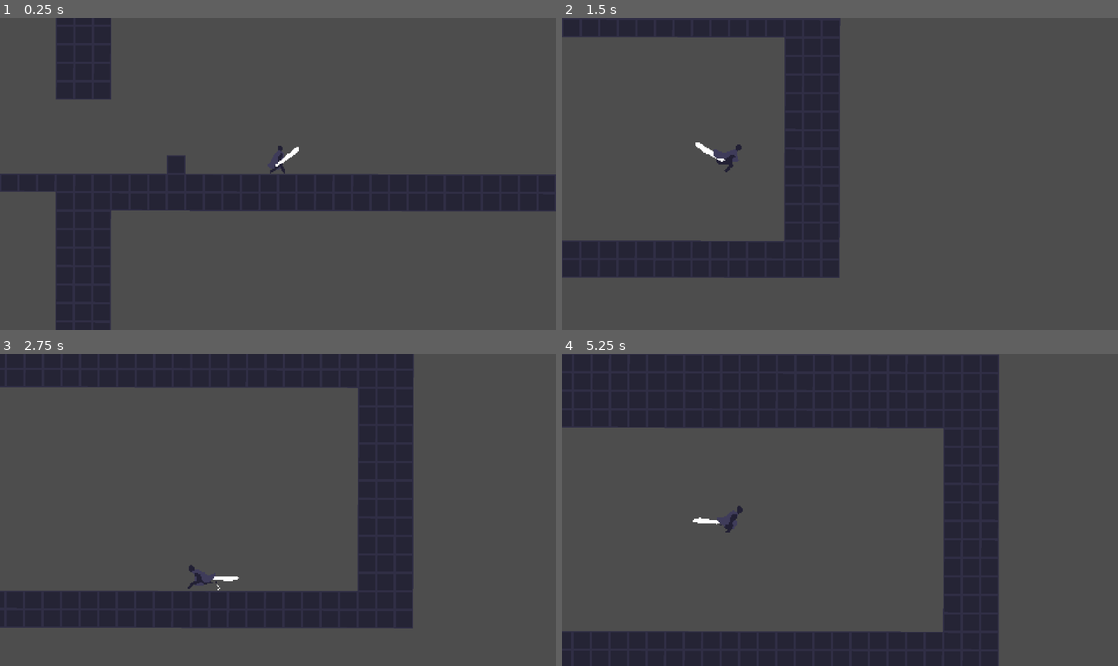
Above: before the commit, frames 1-4 (two rows, left to right).
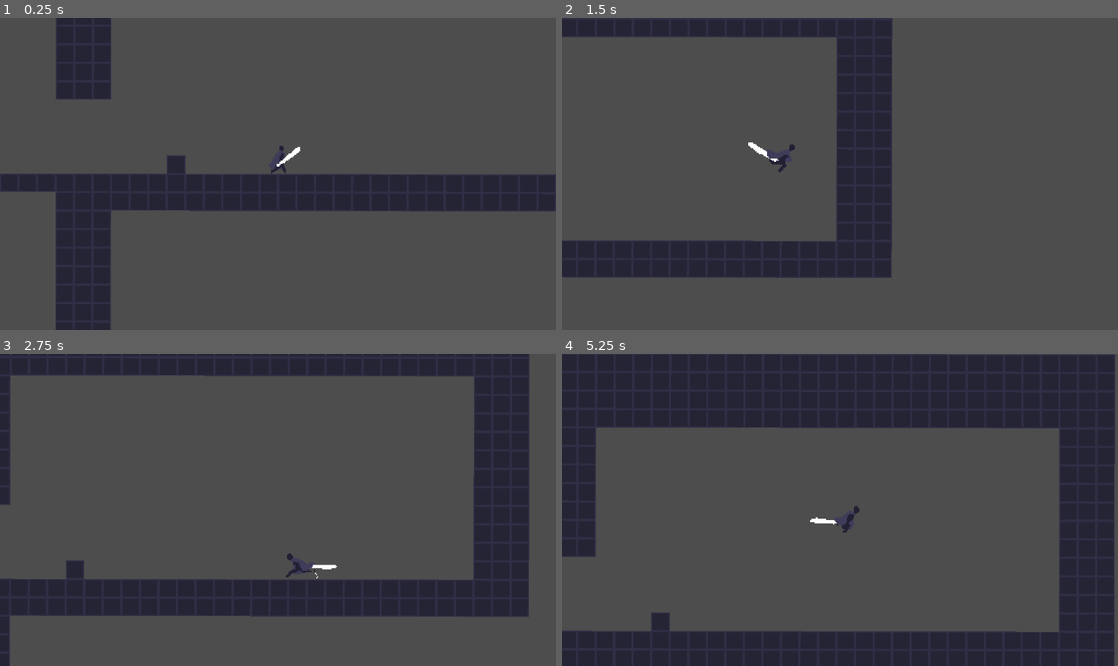
Above: after the commit, the same moments.

Repository: EinarDarri/hr-game-out-of-order
Game: Godot game, scene res://game.tscn
Same seed, same stepped clock (60 frames per second), same inputs: the game is played once before the commit and once after it.
Inputs (mouse positions are in pixels of both pictures, inside the frame that each line leads up to):
- Up to frame 1 (0.25 s): no input
- Up to frame 2 (1.5 s): move the mouse to (962, 158) at 0.52 s; hold D (move_right) from 0.53 s (still down); click (962, 158) at 0.6 s; tap Space (move_jump) at 0.77 s; move the mouse to (728, 189) at 1.27 s; tap S (look_down) at 1.35 s
- Up to frame 3 (2.75 s): tap Space (move_jump) at 1.52 s; move the mouse to (333, 441) at 2.02 s; release D (move_right) at 2.03 s; hold A (move_left) from 2.03 s (still down); hold W (look_up) from 2.03 s (still down)
- Up to frame 4 (5.25 s): move the mouse to (812, 572) at 2.77 s; release A (move_left) at 2.78 s; release W (look_up) at 2.78 s; hold D (move_right) 2.78-4.28 s; tap Shift (move_dash) at 2.85 s; tap Space (move_jump) at 3.02, 3.77, 4.52 s; move the mouse to (1006, 556) at 3.52 s; click (1006, 556) at 3.6 s; move the mouse to (673, 463) at 4.27 s; hold A (move_left) 4.28-5.03 s; tap S (look_down) at 4.35 s; move the mouse to (867, 510) at 5.02 s; hold D (move_right) from 5.03 s (still down); hold W (look_up) from 5.03 s (still down)

The runs differ from the first frame. In frame 1, less than 0.1% of the frame differs, in the area x 48-54%, y 40-50%; in frame 2, 14%; in frame 3, 26%, in the area x 0-96%, y 0-100%; in frame 4, 23%.

Commit message:
Center player and disable dash

Diff:
--- a/player/camera.gd
+++ b/player/camera.gd
@@ -4,7 +4,7 @@
 
 @export var extra_speed:int = 500
 
-const MAX_POS = Vector2(150,100)
+const MAX_POS = Vector2(50,60)
 const MAX_SPEED = 100
 
 func _process(delta: float) -> void:
--- a/player/player.gd
+++ b/player/player.gd
@@ -27,7 +27,7 @@
 func _init() -> void:
 	Game.set_player(self)
 	enable_extra_jump()
-	enable_dash()
+	# enable_dash()
 
 func _ready() -> void:
 	animated_sprite_2d.play("Idle")
--- a/player/player.tscn
+++ b/player/player.tscn
@@ -1,96 +1,87 @@
 [gd_scene load_steps=27 format=3 uid="uid://r2kg4a8p4sld"]
 
 [ext_resource type="Script" uid="uid://bvwwocn1ycoyr" path="res://player/player.gd" id="1_i3pqv"]
-[ext_resource type="Texture2D" uid="uid://mlpbvaqcpuvt" path="res://player/player.png" id="2_hqtel"]
+[ext_resource type="Texture2D" uid="uid://djf7gx5t2v5rg" path="res://player/player_animations.png" id="2_qjkh3"]
 [ext_resource type="Script" uid="uid://biehrvcex47r" path="res://player/look_direction.gd" id="3_g1dw6"]
 [ext_resource type="Script" uid="uid://dkjj6uf4g82d1" path="res://player/camera.gd" id="3_yw30f"]
 [ext_resource type="Script" uid="uid://ch56xqeo31dw5" path="res://player/state_man.gd" id="5_qjkh3"]
 
-[sub_resource type="AtlasTexture" id="AtlasTexture_g1dw6"]
-atlas = ExtResource("2_hqtel")
-region = Rect2(0, 0, 96, 63)
-
-[sub_resource type="AtlasTexture" id="AtlasTexture_yw30f"]
-atlas = ExtResource("2_hqtel")
-region = Rect2(96, 0, 96, 63)
-
-[sub_resource type="AtlasTexture" id="AtlasTexture_qjkh3"]
-atlas = ExtResource("2_hqtel")
-region = Rect2(192, 0, 96, 63)
-
 [sub_resource type="AtlasTexture" id="AtlasTexture_g6k8r"]
-atlas = ExtResource("2_hqtel")
-region = Rect2(288, 0, 96, 63)
+atlas = ExtResource("2_qjkh3")
+region = Rect2(0, 0, 112, 63)
 
 [sub_resource type="AtlasTexture" id="AtlasTexture_boad6"]
-atlas = ExtResource("2_hqtel")
-region = Rect2(384, 0, 96, 63)
+atlas = ExtResource("2_qjkh3")
+region = Rect2(112, 0, 112, 63)
 
 [sub_resource type="AtlasTexture" id="AtlasTexture_rgyib"]
-atlas = ExtResource("2_hqtel")
-region = Rect2(480, 0, 96, 63)
+atlas = ExtResource("2_qjkh3")
+region = Rect2(224, 0, 112, 63)
 
 [sub_resource type="AtlasTexture" id="AtlasTexture_hg6s5"]
-atlas = ExtResource("2_hqtel")
-region = Rect2(0, 189, 96, 63)
+atlas = ExtResource("2_qjkh3")
+region = Rect2(336, 0, 112, 63)
 
 [sub_resource type="AtlasTexture" id="AtlasTexture_8t03j"]
-atlas = ExtResource("2_hqtel")
-region = Rect2(96, 189, 96, 63)
+atlas = ExtResource("2_qjkh3")
+region = Rect2(448, 0, 112, 63)
 
 [sub_resource type="AtlasTexture" id="AtlasTexture_2ieo8"]
-atlas = ExtResource("2_hqtel")
-region = Rect2(192, 189, 96, 63)
+atlas = ExtResource("2_qjkh3")
+region = Rect2(560, 0, 112, 63)
 
 [sub_resource type="AtlasTexture" id="AtlasTexture_ebec5"]
-atlas = ExtResource("2_hqtel")
-region = Rect2(0, 126, 96, 63)
+atlas = ExtResource("2_qjkh3")
+region = Rect2(0, 189, 112, 63)
 
 [sub_resource type="AtlasTexture" id="AtlasTexture_yllr7"]
-atlas = ExtResource("2_hqtel")
-region = Rect2(96, 126, 96, 63)
+atlas = ExtResource("2_qjkh3")
+region = Rect2(112, 189, 112, 63)
 
 [sub_resource type="AtlasTexture" id="AtlasTexture_kb6p2"]
-atlas = ExtResource("2_hqtel")
-region = Rect2(192, 126, 96, 63)
+atlas = ExtResource("2_qjkh3")
+region = Rect2(224, 189, 112, 63)
 
 [sub_resource type="AtlasTexture" id="AtlasTexture_wodsf"]
-atlas = ExtResource("2_hqtel")
-region = Rect2(288, 126, 96, 63)
+atlas = ExtResource("2_qjkh3")
+region = Rect2(0, 126, 112, 63)
 
 [sub_resource type="AtlasTexture" id="AtlasTexture_32hag"]
-atlas = ExtResource("2_hqtel")
-region = Rect2(0, 63, 96, 63)
+atlas = ExtResource("2_qjkh3")
+region = Rect2(112, 126, 112, 63)
 
 [sub_resource type="AtlasTexture" id="AtlasTexture_tqiix"]
-atlas = ExtResource("2_hqtel")
-region = Rect2(96, 63, 96, 63)
+atlas = ExtResource("2_qjkh3")
+region = Rect2(224, 126, 112, 63)
 
 [sub_resource type="AtlasTexture" id="AtlasTexture_e7oew"]
-atlas = ExtResource("2_hqtel")
-region = Rect2(192, 63, 96, 63)
+atlas = ExtResource("2_qjkh3")
+region = Rect2(336, 126, 112, 63)
 
 [sub_resource type="AtlasTexture" id="AtlasTexture_c35mf"]
-atlas = ExtResource("2_hqtel")
-region = Rect2(288, 63, 96, 63)
+atlas = ExtResource("2_qjkh3")
+region = Rect2(0, 63, 112, 63)
 
 [sub_resource type="AtlasTexture" id="AtlasTexture_65viv"]
-atlas = ExtResource("2_hqtel")
-region = Rect2(384, 63, 96, 63)
+atlas = ExtResource("2_qjkh3")
+region = Rect2(112, 63, 112, 63)
+
+[sub_resource type="AtlasTexture" id="AtlasTexture_x7c3f"]
+atlas = ExtResource("2_qjkh3")
+region = Rect2(224, 63, 112, 63)
+
+[sub_resource type="AtlasTexture" id="AtlasTexture_bjvpn"]
+atlas = ExtResource("2_qjkh3")
+region = Rect2(336, 63, 112, 63)
+
+[sub_resource type="AtlasTexture" id="AtlasTexture_s7qer"]
+atlas = ExtResource("2_qjkh3")
+region = Rect2(448, 63, 112, 63)
 
 [sub_resource type="SpriteFrames" id="SpriteFrames_x7c3f"]
 animations = [{
 "frames": [{
 "duration": 1.0,
-"texture": SubResource("AtlasTexture_g1dw6")
-}, {
-"duration": 1.0,
-"texture": SubResource("AtlasTexture_yw30f")
-}, {
-"duration": 1.0,
-"texture": SubResource("AtlasTexture_qjkh3")
-}, {
-"duration": 1.0,
 "texture": SubResource("AtlasTexture_g6k8r")
 }, {
 "duration": 1.0,
@@ -98,6 +89,15 @@
 }, {
 "duration": 1.0,
 "texture": SubResource("AtlasTexture_rgyib")
+}, {
+"duration": 1.0,
+"texture": SubResource("AtlasTexture_hg6s5")
+}, {
+"duration": 1.0,
+"texture": SubResource("AtlasTexture_8t03j")
+}, {
+"duration": 1.0,
+"texture": SubResource("AtlasTexture_2ieo8")
 }],
 "loop": true,
 "name": &"Idle",
@@ -105,13 +105,13 @@
 }, {
 "frames": [{
 "duration": 1.0,
-"texture": SubResource("AtlasTexture_hg6s5")
-}, {
-"duration": 1.0,
-"texture": SubResource("AtlasTexture_8t03j")
-}, {
-"duration": 1.0,
-"texture": SubResource("AtlasTexture_2ieo8")
+"texture": SubResource("AtlasTexture_ebec5")
+}, {
+"duration": 1.0,
+"texture": SubResource("AtlasTexture_yllr7")
+}, {
+"duration": 1.0,
+"texture": SubResource("AtlasTexture_kb6p2")
 }],
 "loop": false,
 "name": &"Jump",
@@ -119,16 +119,16 @@
 }, {
 "frames": [{
 "duration": 1.0,
-"texture": SubResource("AtlasTexture_ebec5")
-}, {
-"duration": 1.0,
-"texture": SubResource("AtlasTexture_yllr7")
-}, {
-"duration": 1.0,
-"texture": SubResource("AtlasTexture_kb6p2")
-}, {
-"duration": 1.0,
 "texture": SubResource("AtlasTexture_wodsf")
+}, {
+"duration": 1.0,
+"texture": SubResource("AtlasTexture_32hag")
+}, {
+"duration": 1.0,
+"texture": SubResource("AtlasTexture_tqiix")
+}, {
+"duration": 1.0,
+"texture": SubResource("AtlasTexture_e7oew")
 }],
 "loop": true,
 "name": &"Running",
@@ -136,19 +136,19 @@
 }, {
 "frames": [{
 "duration": 1.0,
-"texture": SubResource("AtlasTexture_32hag")
-}, {
-"duration": 1.0,
-"texture": SubResource("AtlasTexture_tqiix")
-}, {
-"duration": 1.0,
-"texture": SubResource("AtlasTexture_e7oew")
-}, {
-"duration": 1.0,
 "texture": SubResource("AtlasTexture_c35mf")
 }, {
 "duration": 1.0,
 "texture": SubResource("AtlasTexture_65viv")
+}, {
+"duration": 1.0,
+"texture": SubResource("AtlasTexture_x7c3f")
+}, {
+"duration": 1.0,
+"texture": SubResource("AtlasTexture_bjvpn")
+}, {
+"duration": 1.0,
+"texture": SubResource("AtlasTexture_s7qer")
 }],
 "loop": false,
 "name": &"Slash",
@@ -168,7 +168,7 @@
 script = ExtResource("1_i3pqv")
 
 [node name="AnimatedSprite2D" type="AnimatedSprite2D" parent="."]
-position = Vector2(7, -17)
+position = Vector2(0, -17)
 sprite_frames = SubResource("SpriteFrames_x7c3f")
 animation = &"Slash"
 
Binary file changed: player/player_animations.aseprite
Binary file added: player/player_animations.png
Not shown, added: player/player_animations.png.import
